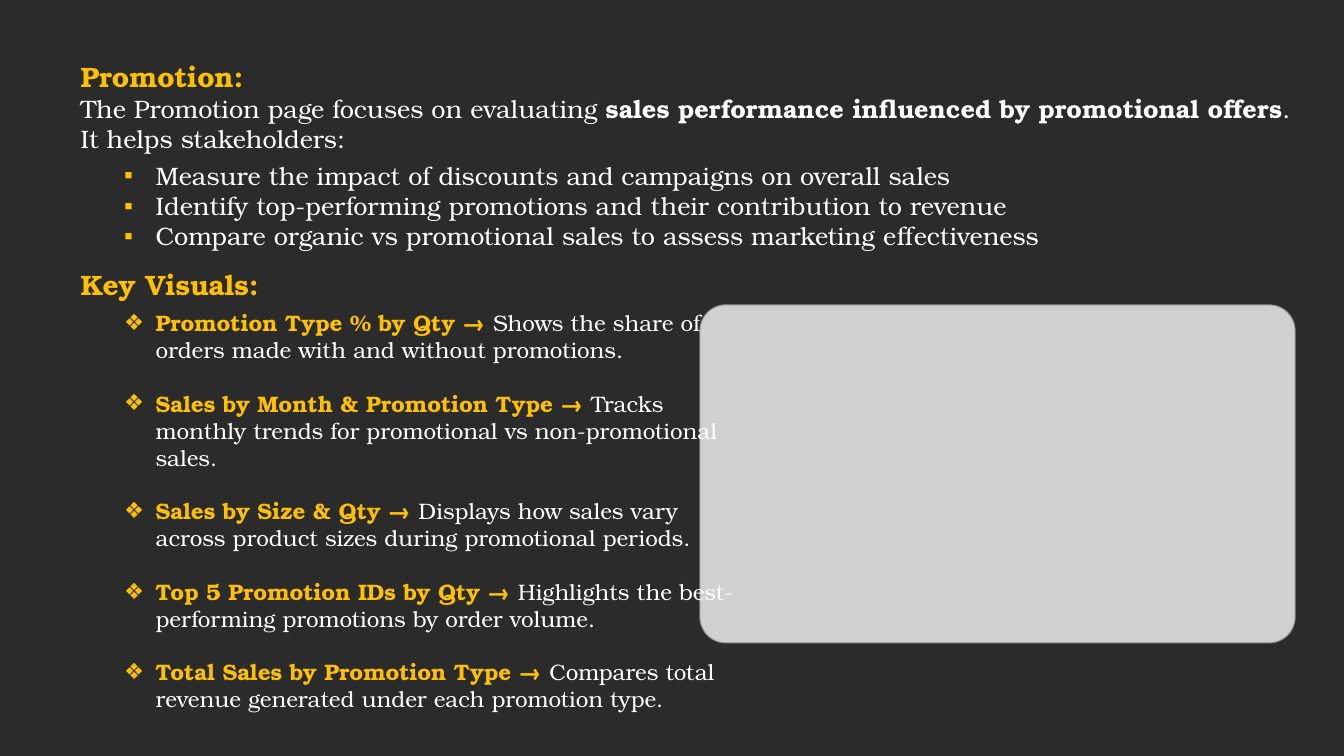
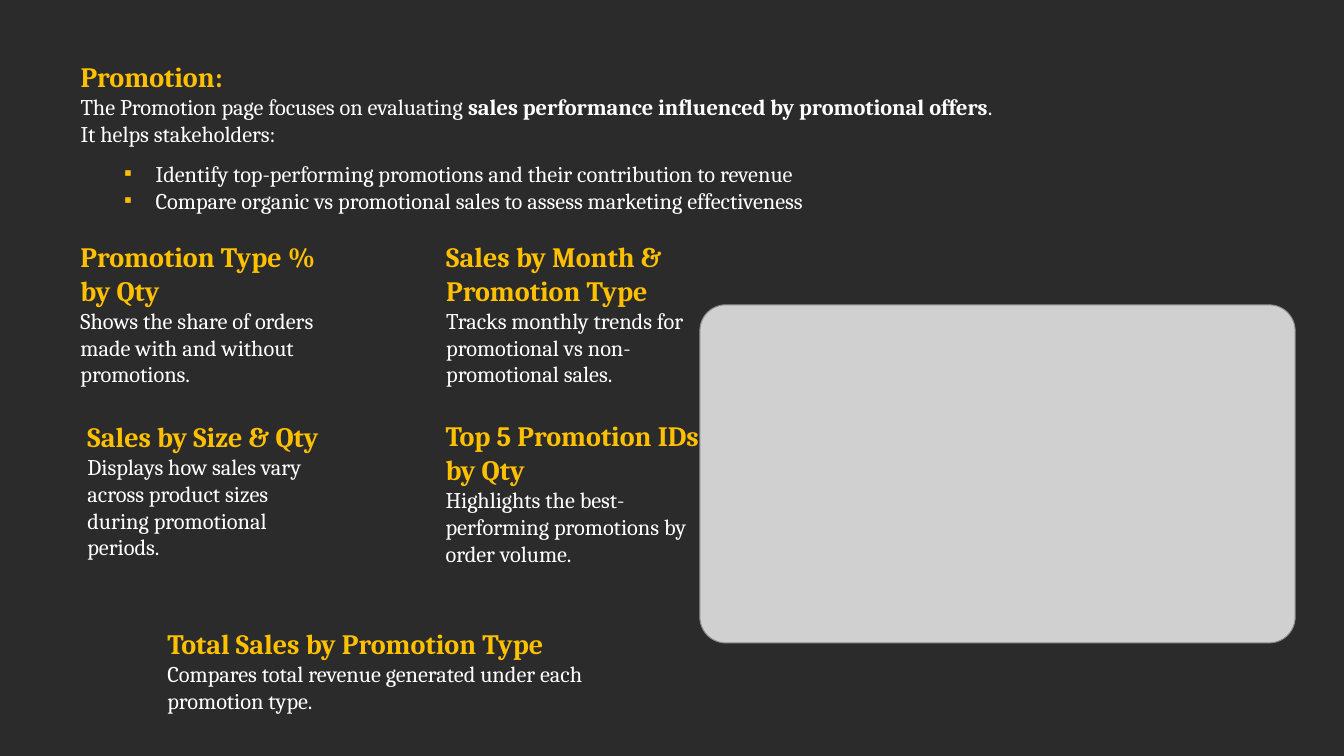
Before and after one commit to prafullwahatule/BI-Amazon-Sale-Report, a slide deck: slide 21 of Report/Amazon Sales Report.pptx. Drawn at 1344x756 pixels with LibreOffice and Linux fonts; fonts in the diff are those of the drawing; grey boxes stand for pictures; background and template pictures are left out; a plain dark background stands for a picture behind light text. Boxes give left, top, right and bottom in pixels: in the first picture for what was removed or moved away, otherwise in the second. Text is boxed around its words. In the diff, an @@ line names an element or a change of style, - is before the commit and + after.

Commit message:
Working on PPT

```diff
--- a/Report/Amazon Sales Report.pptx
+++ b/Report/Amazon Sales Report.pptx
@@ text "Promotion: The Promotion page focuses ..." at (x1=81, y1=67, x2=992, y2=147): size 18 to 16 pt, font TeX Gyre Bonum to Cambria @@
@@ text "Identify top-performing promotions and their ..." at (x1=156, y1=166, x2=802, y2=214): size 18 to 16 pt, font TeX Gyre Bonum to Cambria @@
@@ text at (x1=156, y1=166, x2=950, y2=191): paragraph removed @@
-▪ Measure the impact of discounts and campaigns on overall sales
@@ text at (x1=80, y1=247, x2=313, y2=387): text changed; font TeX Gyre Bonum to Cambria @@
-❖ Promotion Type % by Qty → Shows the share of orders made with and without promotions.
-❖ Sales by Month & Promotion Type → Tracks monthly trends for promotional vs non-promotional sales.
-❖ Sales by Size & Qty → Displays how sales vary across product sizes during promotional periods.
-❖ Top 5 Promotion IDs by Qty → Highlights the best-performing promotions by order volume.
-❖ Total Sales by Promotion Type → Compares total revenue generated under each promotion type.
+Promotion Type % by Qty
+Shows the share of orders made with and without promotions.
@@ text added at (x1=446, y1=247, x2=683, y2=387), 16 pt, text #FFFFFF @@
+Sales by Month & Promotion Type
+Tracks monthly trends for promotional vs non-promotional sales.
@@ text removed at (x1=81, y1=273, x2=258, y2=301) @@
-Key Visuals:
@@ text added at (x1=87, y1=427, x2=319, y2=560), 16 pt, text #FFFFFF @@
+Sales by Size & Qty
+Displays how sales vary across product sizes during promotional periods.
@@ text added at (x1=446, y1=426, x2=699, y2=562), 16 pt, text #FFFFFF @@
+Top 5 Promotion IDs by Qty
+Highlights the best-performing promotions by order volume.
@@ text added at (x1=167, y1=634, x2=582, y2=714), 16 pt, text #FFFFFF @@
+Total Sales by Promotion Type
+Compares total revenue generated under each promotion type.
```
Also in this commit, not shown: 27 other slides changed.
